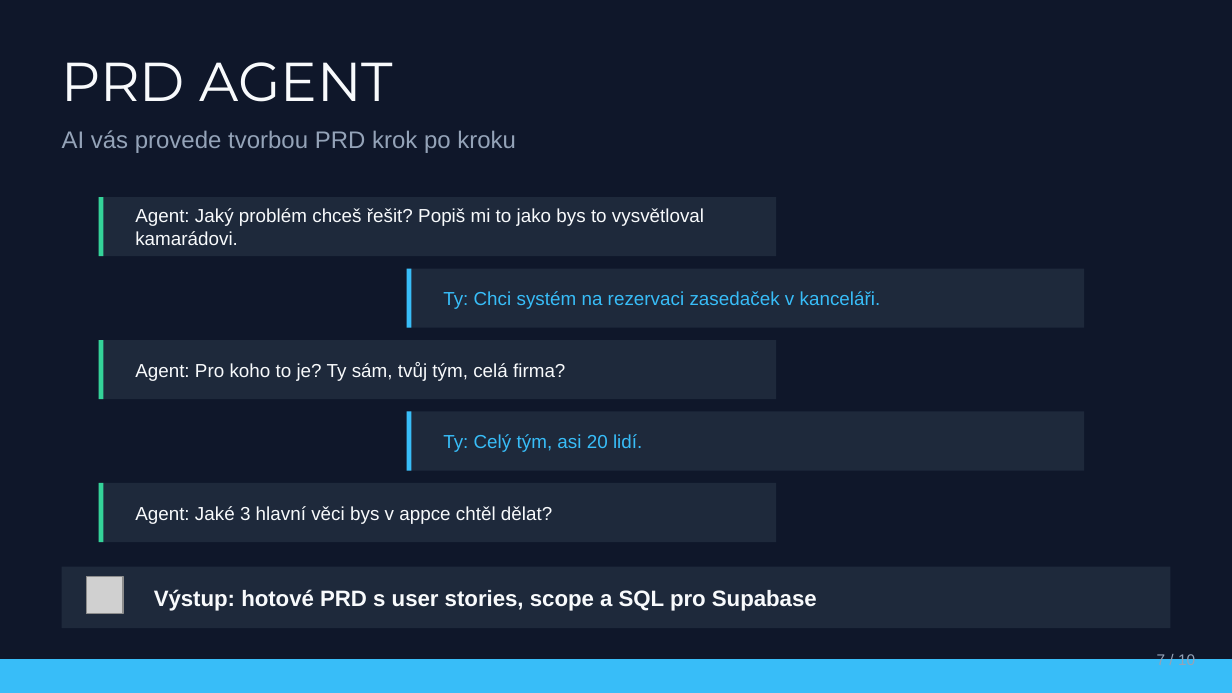
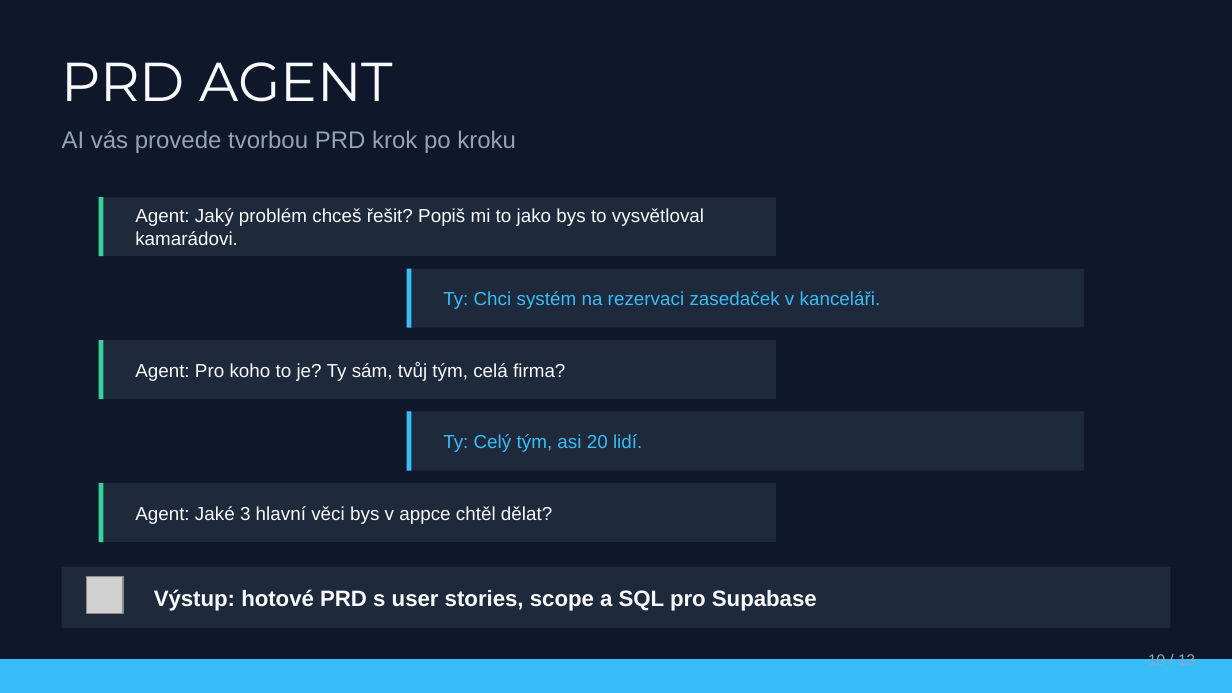
Before and after one commit to jirkasemmler/prd-vibe-notes, a slide deck: slide 10 of workshop-slides.pptx (slide 7 before the commit). Drawn at 1232x693 pixels with LibreOffice and Linux fonts; fonts in the diff are those of the drawing; grey boxes stand for pictures. Boxes give left, top, right and bottom in pixels: in the first picture for what was removed or moved away, otherwise in the second. Text is boxed around its words. In the diff, an @@ line names an element or a change of style, - is before the commit and + after.

Commit message:
new slides

```diff
--- a/workshop-slides.pptx
+++ b/workshop-slides.pptx
@@ text at box(1148, 652, 1195, 668): text changed @@
-7 / 10
+10 / 13
```
Also in this commit, not shown: 9 other slides changed, 3 slides added, 1 other file.
